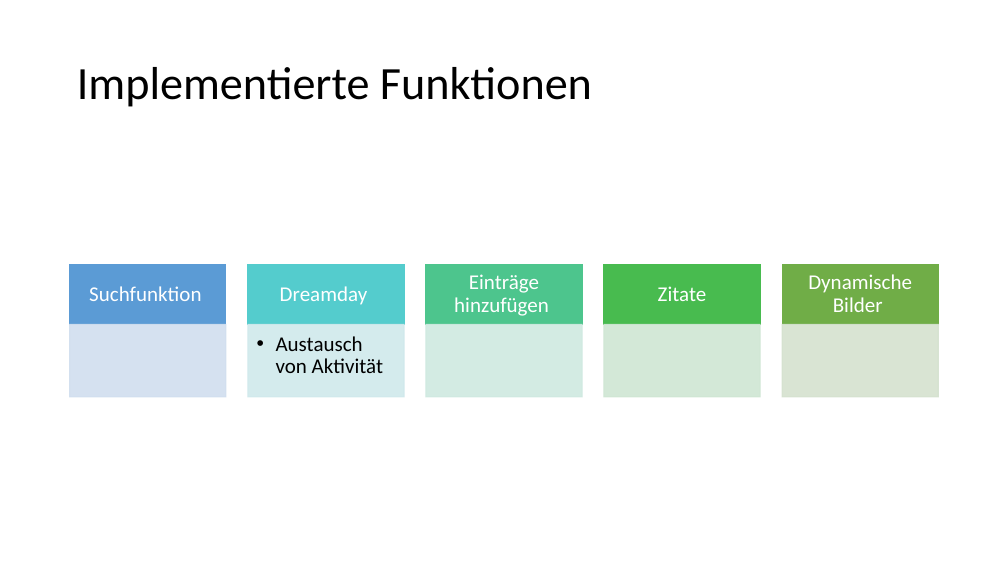
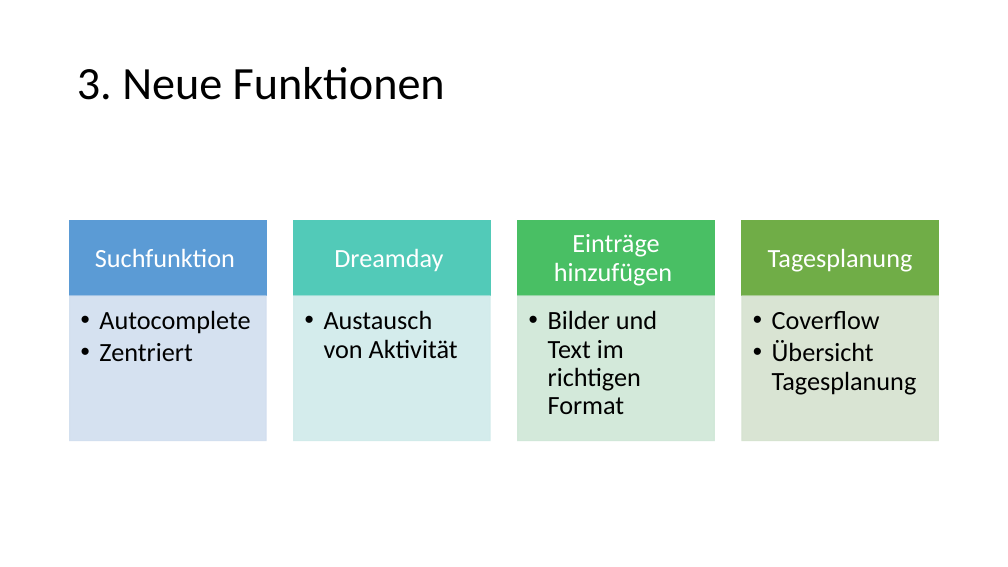
Before and after one commit to MeisterDanDan/Urban-Explorer, a slide deck: slide 6 of 05)Praesentationen/Status 2..pptx (slide 4 before the commit). Drawn at 1008x567 pixels with LibreOffice and Linux fonts; fonts in the diff are those of the drawing. Boxes give left, top, right and bottom in pixels: in the first picture for what was removed or moved away, otherwise in the second. Text is boxed around its words. In the diff, an @@ line names an element or a change of style, - is before the commit and + after.

Commit message:
neue Präsentation, Startseite angepasst

```diff
--- a/05)Praesentationen/Status 2..pptx
+++ b/05)Praesentationen/Status 2..pptx
@@ title at bbox=[77, 67, 445, 100]: text changed @@
-Implementierte Funktionen
+3. Neue Funktionen
@@ text "Suchfunktion": place and size @@
-text "Suchfunktion" at bbox=[89, 286, 201, 301]
+text "Suchfunktion" at bbox=[95, 249, 235, 267]
@@ rectangle: place and size @@
-rectangle at bbox=[70, 265, 226, 324]
+rectangle at bbox=[70, 221, 266, 296]
@@ text "Dreamday": place and size @@
-text "Dreamday" at bbox=[280, 286, 368, 305]
+text "Dreamday" at bbox=[334, 249, 443, 271]
@@ size 20 to 25 pt; more space between paragraphs in 3 elements at bbox=[95, 249, 235, 267], bbox=[334, 249, 443, 271], bbox=[554, 234, 672, 286] @@
@@ text "Einträge hinzufügen": place and size @@
-text "Einträge hinzufügen" at bbox=[454, 274, 549, 316]
+text "Einträge hinzufügen" at bbox=[554, 234, 672, 286]
@@ rectangle: place and size @@
-rectangle at bbox=[782, 265, 938, 324]
+rectangle at bbox=[742, 221, 938, 296]
@@ rectangle: place and size @@
-rectangle at bbox=[70, 324, 226, 397]
+rectangle at bbox=[70, 296, 266, 441]
@@ text "Austausch von Aktivität": place and size @@
-text "Austausch von Aktivität" at bbox=[276, 336, 383, 373]
+text "Austausch von Aktivität" at bbox=[324, 310, 458, 358]
@@ text "Austausch von Aktivität" at bbox=[324, 310, 458, 358]: size 20 to 25 pt @@
@@ rectangle: place and size @@
-rectangle at bbox=[248, 324, 405, 397]
+rectangle at bbox=[293, 296, 490, 441]
@@ rectangle at bbox=[293, 296, 490, 441]: fill #D1E9ED at 90% opacity to #D0ECEA at 90% opacity; outline #D1E9ED 1 pt to #D0ECEA 1 pt @@
@@ rectangle: place and size @@
-rectangle at bbox=[604, 324, 761, 397]
+rectangle at bbox=[518, 296, 715, 441]
@@ rectangle at bbox=[518, 296, 715, 441]: fill #D0E6D4 at 90% opacity to #D0E7D8 at 90% opacity; outline #D0E6D4 1 pt to #D0E7D8 1 pt @@
@@ rectangle: place and size @@
-rectangle at bbox=[782, 324, 938, 397]
+rectangle at bbox=[742, 296, 938, 441]
@@ group removed at bbox=[248, 265, 912, 397]: 4 rectangles, 2 texts @@
-Zitate
-Dynamische Bilder
@@ group added at bbox=[99, 221, 917, 414]: 4 texts, 2 rectangles @@
+  • Autocomplete
+  • Zentriert
+  • Bilder und Text im richtigen Format
+Tagesplanung
+  • Coverflow
+  • Übersicht Tagesplanung
```
Also in this commit, not shown: 2 other slides changed, 2 slides added, 1 slide removed, 7 other files.
